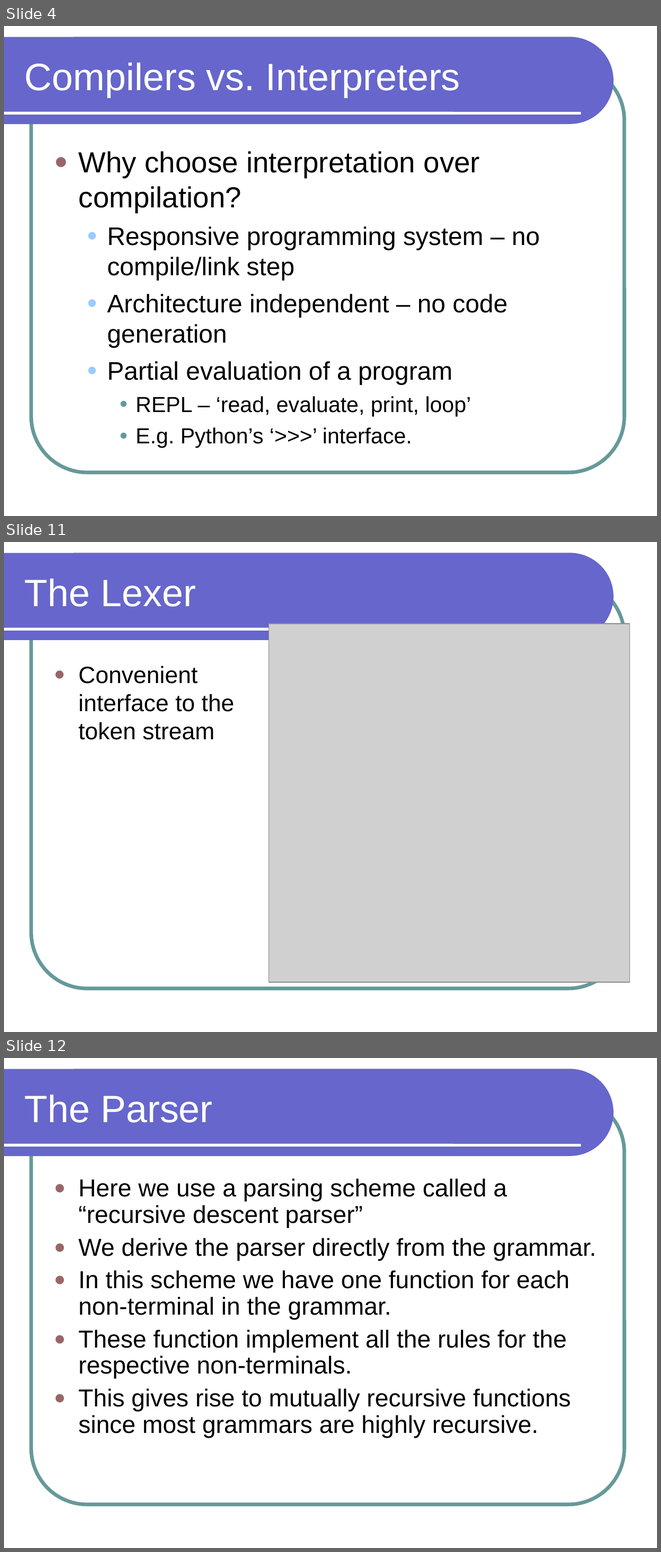
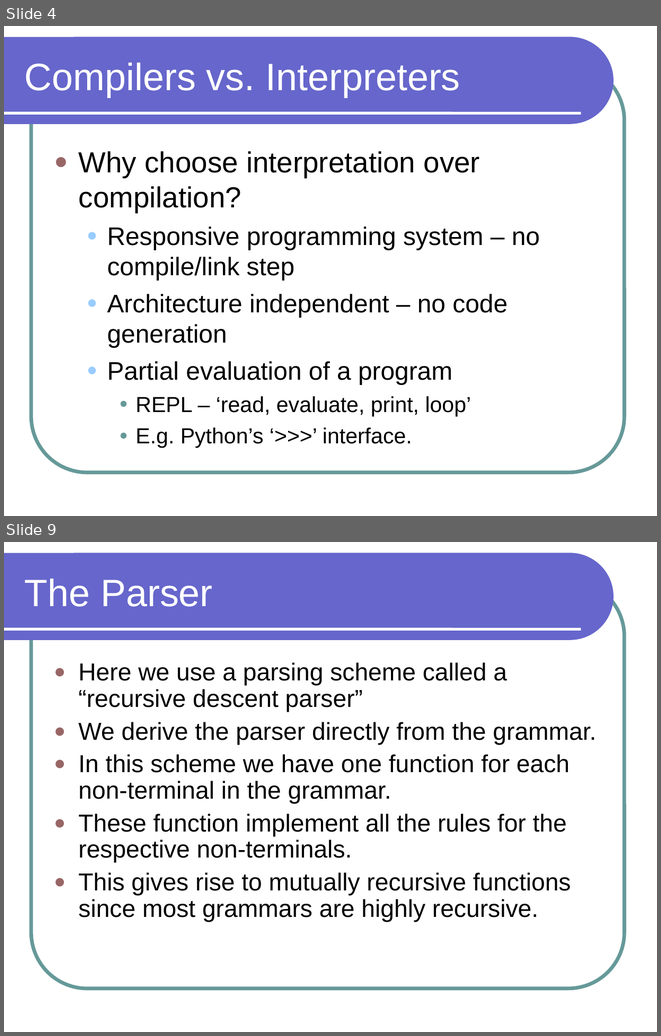
Before and after one commit to lutzhamel/CSC301, a slide deck: notes/csc301-ln012.ppt. Shown one above the other, each under a label of ours: slides 4, 11 and 12 before the commit, slides 4 and 9 after it; the slides between them are not shown. The pictures are 661x1552 and 661x1036 pixels, drawn with LibreOffice and Linux fonts; fonts in the diff are those of the drawing; grey boxes stand for pictures. Boxes give left, top, right and bottom in pixels: in the first picture for what was removed or moved away, otherwise in the second. Text is boxed around its words. In the diff, an @@ line names an element or a change of style, - is before the commit and + after.

```diff
--- a/notes/csc301-ln012.ppt
+++ b/notes/csc301-ln012.ppt
@@ slide 11 removed at [4, 542, 657, 1032], background #FFFFFF; not listed: 3 template elements that a slide beside it also shows @@
@@ title removed at [25, 579, 196, 607] @@
-The Lexer
@@ picture removed at [269, 624, 630, 982] @@
@@ text removed at [78, 665, 235, 740] @@
-● Convenient interface to the token stream
@@ what was slide 12 is now slide 9 @@
```
Also in this commit, not shown: 15 slides changed, 3 slides added, 7 other files.
